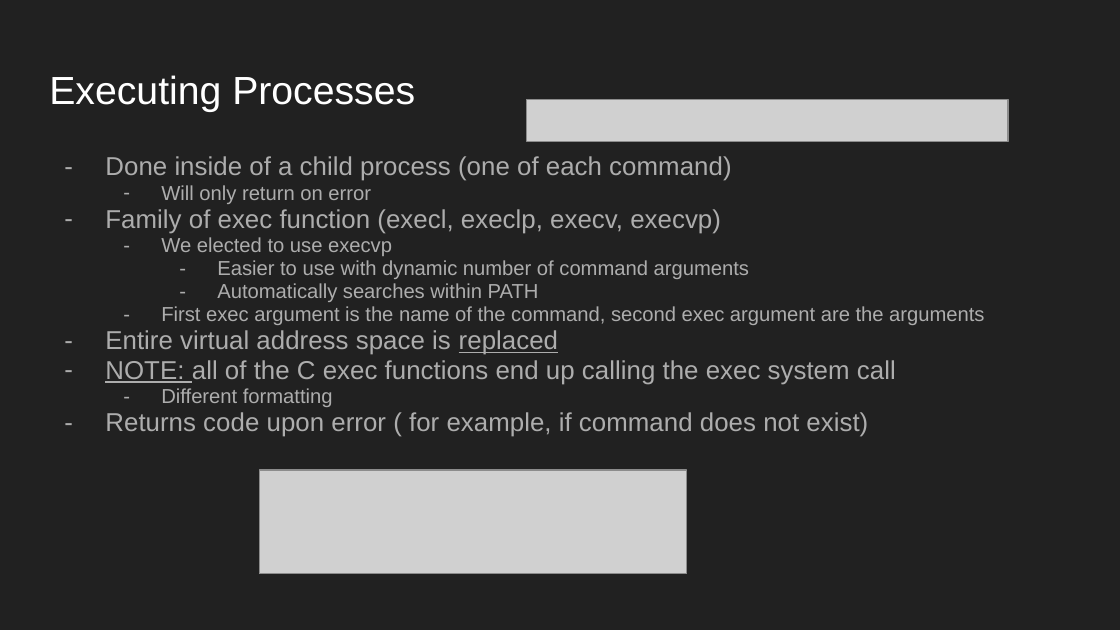
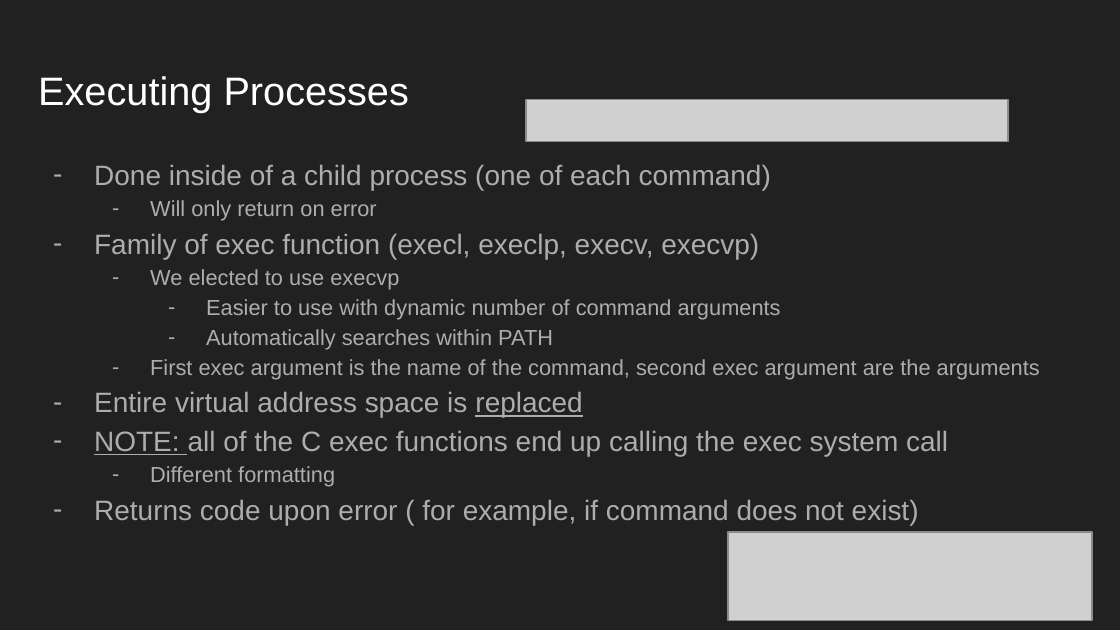
Before and after one commit to cseuconn/OS-Fall-2022, a slide deck: slide 6 of OS-4300/MATT_JAN/CSE4300 Project.pptx. Drawn at 1120x630 pixels with LibreOffice and Linux fonts; fonts in the diff are those of the drawing; grey boxes stand for pictures. Boxes give left, top, right and bottom in pixels: in the first picture for what was removed or moved away, otherwise in the second. Text is boxed around its words. In the diff, an @@ line names an element or a change of style, - is before the commit and + after.

```diff
--- a/OS-4300/MATT_JAN/CSE4300 Project.pptx
+++ b/OS-4300/MATT_JAN/CSE4300 Project.pptx
@@ title "Executing Processes" at (x1=38, y1=76, x2=409, y2=112): size 25.2 to 25.5 pt @@
@@ text "Done inside of a child ..." at (x1=94, y1=164, x2=1040, y2=525): size 16.6 to 18 pt in "Done inside of a child process (one ...", "Family of exec function (execl, execlp, execv, ...", "Entire virtual address space is replaced", "NOTE: all of the C exec functions ..." and 1 more places; size 12.9 to 14 pt in "Will only return on error", "We elected to use execvp", "Easier to use with dynamic number of ...", "Automatically searches within PATH" and 2 more places; line spacing 0.95 to 1.15 @@
@@ picture resized from (x1=259, y1=470, x2=687, y2=575) to (x1=728, y1=532, x2=1092, y2=620) @@
```
Also in this commit, not shown: 6 other slides changed.
